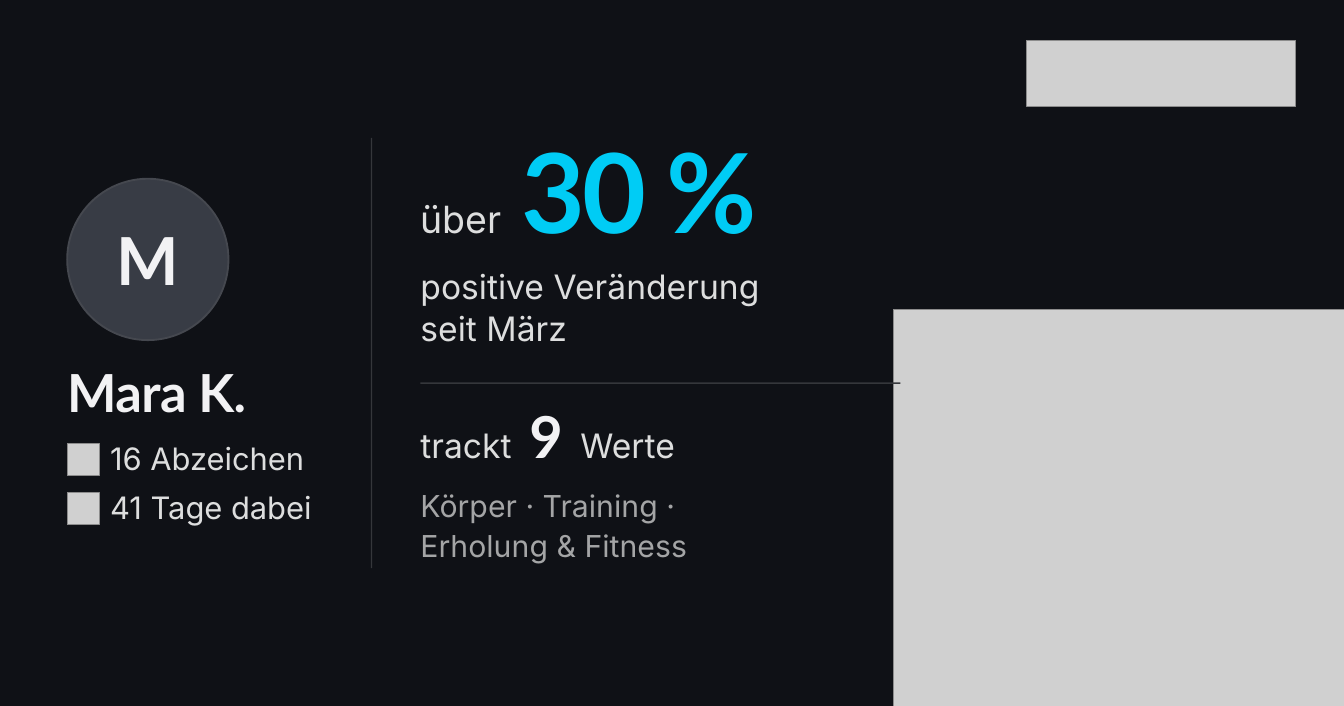
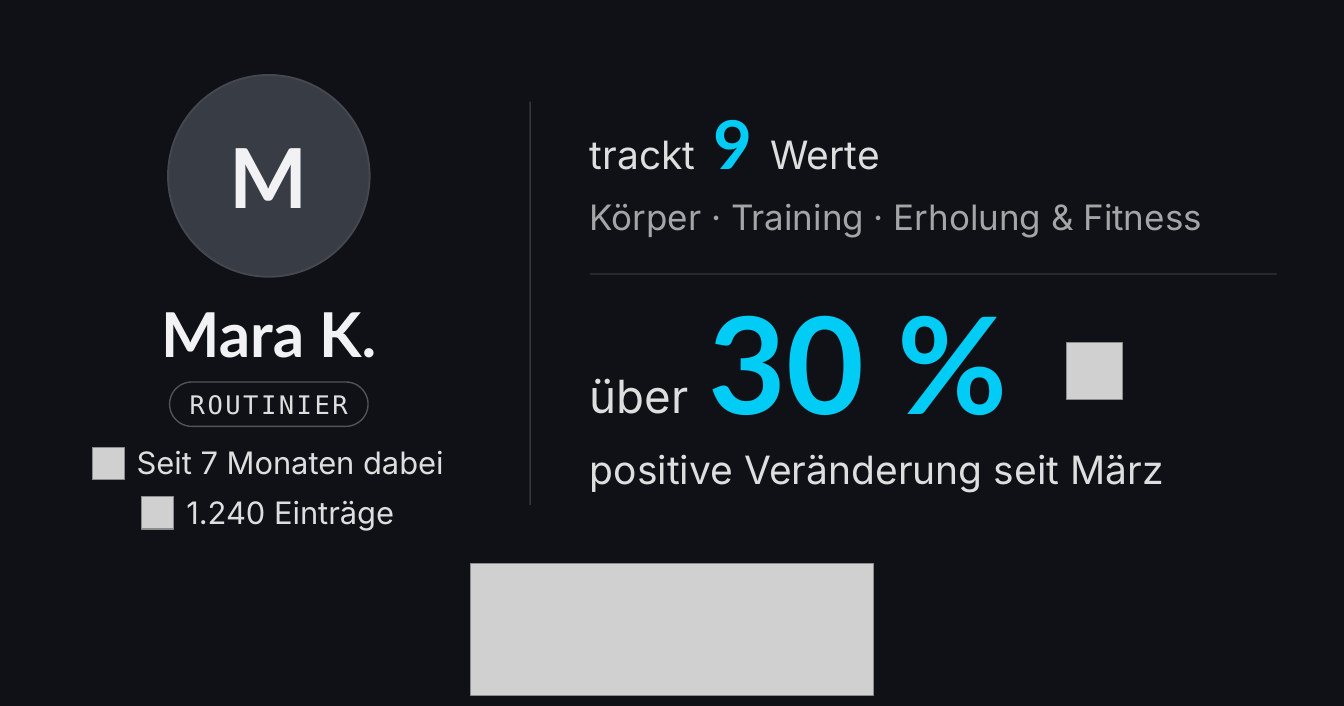
Before and after one commit to Kossa97/HOKU-Health-Hub, a slide deck: slide 5 of docs/profil/canva/hoku-link-karten.pptx (slide 4 before the commit). Drawn at 1344x706 pixels with LibreOffice and Linux fonts; fonts in the diff are those of the drawing; grey boxes stand for pictures; background and template pictures are left out. Boxes give left, top, right and bottom in pixels: in the first picture for what was removed or moved away, otherwise in the second. Text is boxed around its words. In the diff, an @@ line names an element or a change of style, - is before the commit and + after.

```diff
--- a/docs/profil/canva/hoku-link-karten.pptx
+++ b/docs/profil/canva/hoku-link-karten.pptx
@@ picture removed at (1027, 41, 1296, 108) @@
@@ text "M": place and size @@
-text "M" at (117, 237, 180, 285)
+text "M" at (230, 148, 308, 208)
@@ text "M" at (230, 148, 308, 208): size 44.3 to 55.4 pt @@
@@ ellipse: place and size @@
-ellipse at (67, 178, 228, 340)
+ellipse at (168, 75, 370, 277)
@@ rectangle: place and size @@
-rectangle at (371, 138, 372, 568)
+rectangle at (529, 101, 530, 504)
@@ text "9": place and size @@
-text "9" at (529, 415, 563, 458)
+text "9" at (714, 120, 753, 169)
@@ text "9" at (714, 120, 753, 169): size 38.7 to 45 pt, text colour #F2F2F4 to #00CCF5, letter spacing -0.8 to 0 pt @@
@@ text "trackt": place and size @@
-text "trackt" at (420, 433, 511, 459)
+text "trackt" at (590, 140, 696, 170)
@@ text "trackt" at (590, 140, 696, 170): size 22.5 to 26.1 pt @@
@@ text "Werte" at (770, 140, 880, 170): size 22.5 to 26.1 pt @@
@@ text "Werte": place and size @@
-text "Werte" at (580, 433, 675, 459)
+text "Werte" at (770, 140, 880, 170)
@@ text at (590, 204, 1201, 238): text changed; size 20.2 to 23.4 pt @@
-Körper · Training ·
-Erholung & Fitness
+Körper · Training · Erholung & Fitness
@@ text "Mara K.": place and size @@
-text "Mara K." at (67, 374, 246, 413)
+text "Mara K." at (161, 312, 376, 358)
@@ text "Mara K." at (161, 312, 376, 358): size 35.1 to 41.4 pt, letter spacing -0.3 to 0 pt; alignment left to centre @@
@@ rectangle added at (590, 273, 1277, 274), fill #35373B @@
@@ text "30 %": place and size @@
-text "30 %" at (521, 152, 646, 234)
+text "30 %" at (709, 315, 865, 415)
@@ text "30 %" at (709, 315, 865, 415): size 73.8 to 90 pt, letter spacing -2.2 to 0 pt @@
@@ picture removed at (893, 310, 1344, 706) @@
@@ picture added at (1067, 343, 1123, 399) @@
@@ rounded rectangle added at (170, 382, 369, 426), outline #525457 0.9 pt, 17.1 pt, text #DDDEDE @@
+ROUTINIER
@@ rectangle removed at (420, 383, 900, 384) @@
@@ text "über": place and size @@
-text "über" at (420, 205, 501, 234)
+text "über" at (590, 378, 689, 414)
@@ text "über" at (590, 378, 689, 414): size 25.1 to 30.6 pt @@
@@ picture removed at (67, 443, 99, 475) @@
@@ picture added at (92, 447, 125, 480) @@
@@ text removed at (110, 447, 304, 471) @@
-16 Abzeichen
@@ text added at (137, 451, 443, 475), 20.7 pt, text #DDDEDE @@
+Seit 7 Monaten dabei
@@ text at (590, 454, 1163, 493): text changed; size 22.5 to 26.1 pt @@
-positive Veränderung
-seit März
+positive Veränderung seit März
@@ picture removed at (67, 492, 99, 525) @@
@@ text removed at (110, 496, 311, 526) @@
-41 Tage dabei
@@ picture added at (142, 497, 174, 529) @@
@@ text added at (186, 501, 394, 530), 20.7 pt, text #DDDEDE @@
+1.240 Einträge
@@ picture added at (471, 563, 874, 696) @@
```
Also in this commit, not shown: 2 other slides changed, 3 slides added, 17 slides removed, 4 other files.
